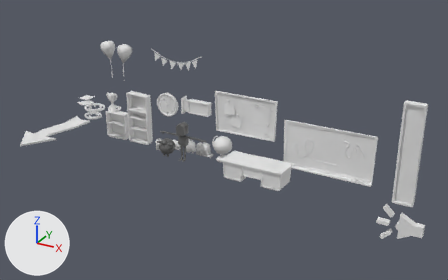
Before and after pictures for a commit that changed the Blender file SourceArt/Models/PropFactory.blend.
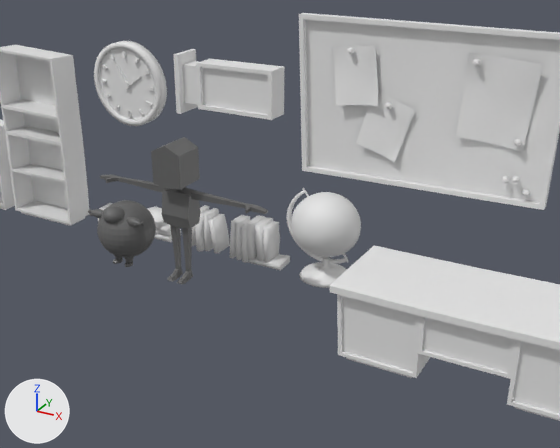
Old and new are each drawn whole from a camera (50 mm lens) standing at (9.92, -25.03, 13.6) and looking at (-3.86, 0.02, 1.07) and again close up from a camera (50 mm lens) standing at (0.26, -8.9, 5.09) and looking at (-4.45, -0.33, 0.81). Arrows for +X, +Y and +Z are at lower left; the lights stay in place.

Objects in the first close-up: 'Books', 'Books.001', 'Clock', 'Default_Kid', 'ExitSign', 'NoticeBoard', 'Prop_Globe', 'Prop_ShelvesUnit', 'Prop_ShelvesUnit.001', 'Teacher', 'TeachersDesk'.
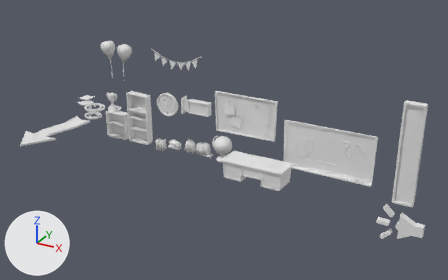
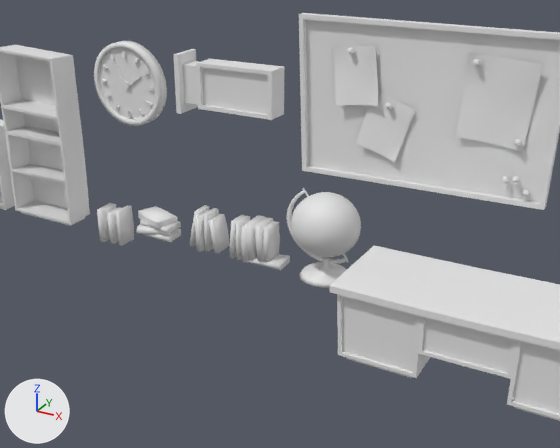
Edits to the bpy script that builds the scene:
```text
Remove ob_default_kid:
    ob_default_kid = bpy.data.objects.new('Default_Kid', me_sphere)
    ob_default_kid.location = (-6.65, -1.01, 0.0)
    _m = ob_default_kid.modifiers.new('Mirror', 'MIRROR')
Remove ob_teacher:
    ob_teacher = bpy.data.objects.new('Teacher', me_cube_001)
    ob_teacher.location = (-5.66, -1.01, 0.0)
    _m = ob_teacher.modifiers.new('Mirror', 'MIRROR')
```

What differs and where, as boxes (x1, y1, x2, y2) in the close-ups (560 x 448 px):
'Teacher', deleted: before (100, 137, 268, 284)
'Default_Kid', deleted: before (88, 200, 156, 267)
'BookPile', unchanged, uncovered by the edit: before (147, 206, 181, 242); after (137, 206, 181, 242)
